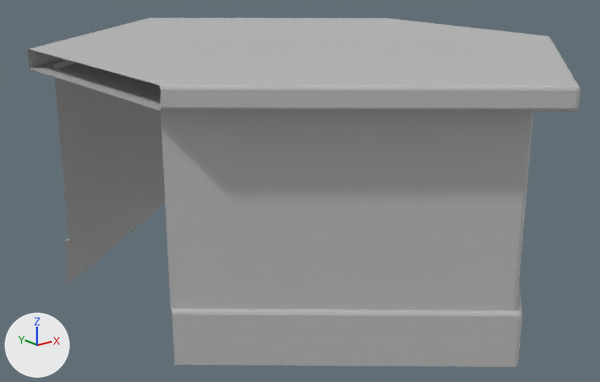
Two versions of the FBX model Assets/Luke/Cloister Assets/Wall_Through.fbx, one commit apart.
One viewpoint serves both versions: a camera (50 mm lens) standing at (-0.182, -0.252, 0.07) and looking at (0.012, -0.01, -0.026). Lighting does not change. The marker at lower left points along +X, +Y and +Z. Where no turn or scale is listed for an object, it has been applied to the vertices.

In view in the first picture: 'Wall_Through'.
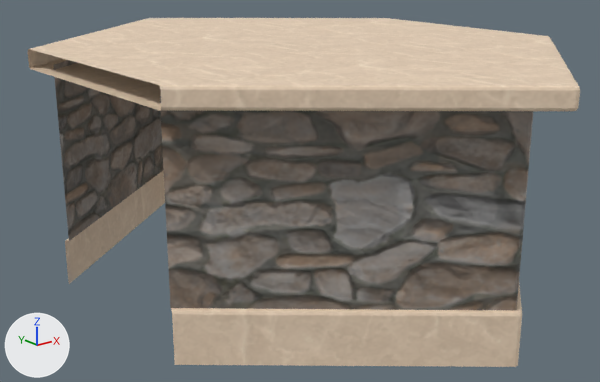
The newer file is also rescaled (x8.962), turned or shifted as a whole; pictures and numbers use the older file's frame.

What changed in the scene script:
```text
Add img_wall_through_wall_through_basecolor_png:
    img_wall_through_wall_through_basecolor_png = load_image('Wall_Through_Wall Through_BaseColor.png', 'Textures/Wall_Through_Wall Through_BaseColor.png', 2048, 2048, 'sRGB')
Add img_wall_through_wall_through_normal_png:
    img_wall_through_wall_through_normal_png = load_image('Wall_Through_Wall Through_Normal.png', 'Textures/Wall_Through_Wall Through_Normal.png', 2048, 2048, 'Non-Color')
Add mat_m_wall_through:
    mat_m_wall_through = bpy.data.materials.new('M_Wall_Through')
    # uses the picture img_wall_through_wall_through_basecolor_png
    # uses the picture img_wall_through_wall_through_normal_png
Change me_mesh:
    where me_mesh.from_pydata(...)  # 140 vertices, 94 faces; spans x -0.087..0.087, y -0.119..0.117, z -0.05..0.039
    remove me_mesh.materials.append(mat_lambert1)  # grey #bcbcbc
    add me_mesh.materials.append(mat_m_wall_through)
```

Location of each change, (x1, y1, x2, y2) in pixels of the pictures (600 x 382 px):
'Wall_Through', recoloured: (28, 18, 580, 367) in both
